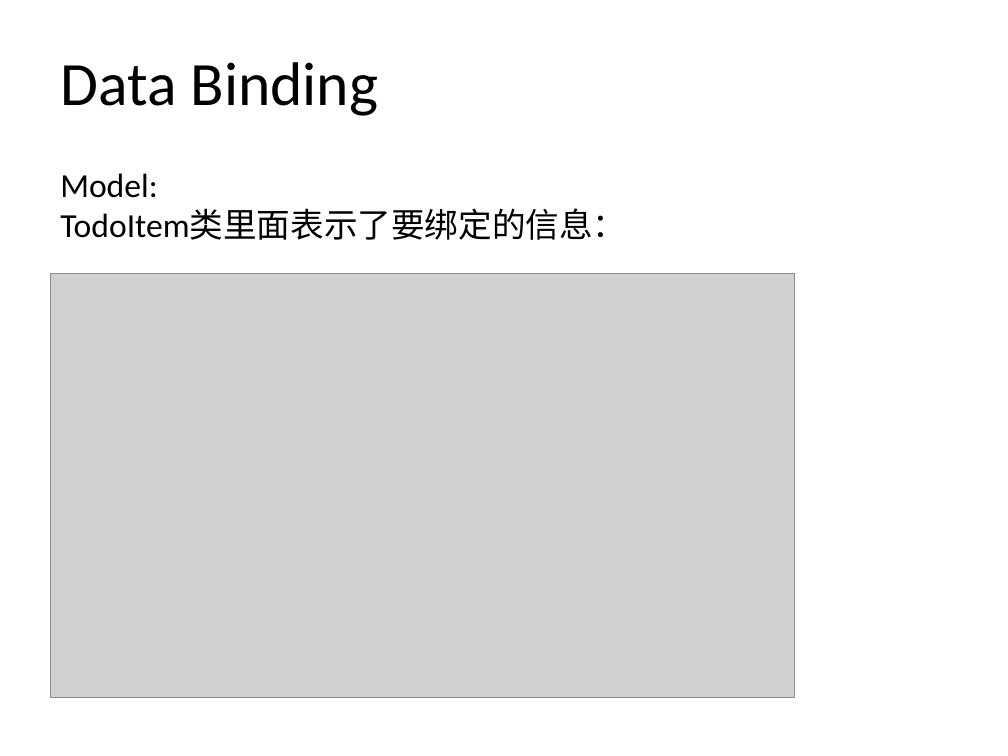
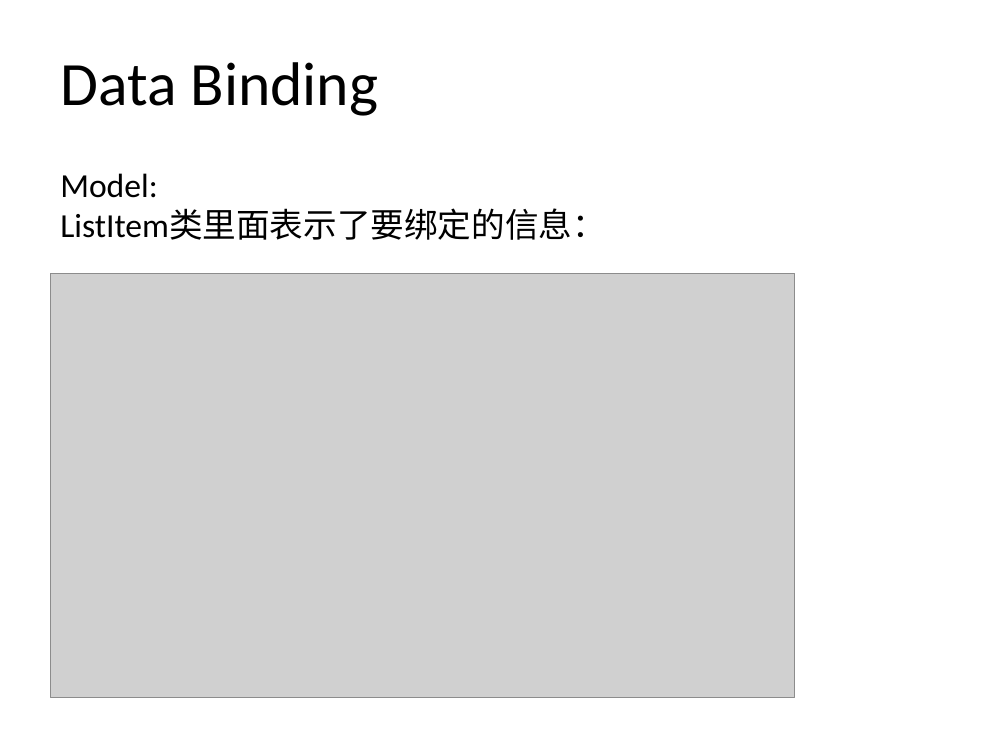
Before and after one commit to gfzheng/MOSAD, a slide deck: slide 6 of Labs/week3.pptx. Drawn at 1008x756 pixels with LibreOffice and Linux fonts; fonts in the diff are those of the drawing; grey boxes stand for pictures. Boxes give left, top, right and bottom in pixels: in the first picture for what was removed or moved away, otherwise in the second. Text is boxed around its words. In the diff, an @@ line names an element or a change of style, - is before the commit and + after.

```diff
--- a/Labs/week3.pptx
+++ b/Labs/week3.pptx
@@ text at bbox=[60, 210, 606, 240]: text changed @@
-TodoItem类里面表示了要绑定的信息：
+ListItem类里面表示了要绑定的信息：
```
Also in this commit, not shown: 1 other file.
